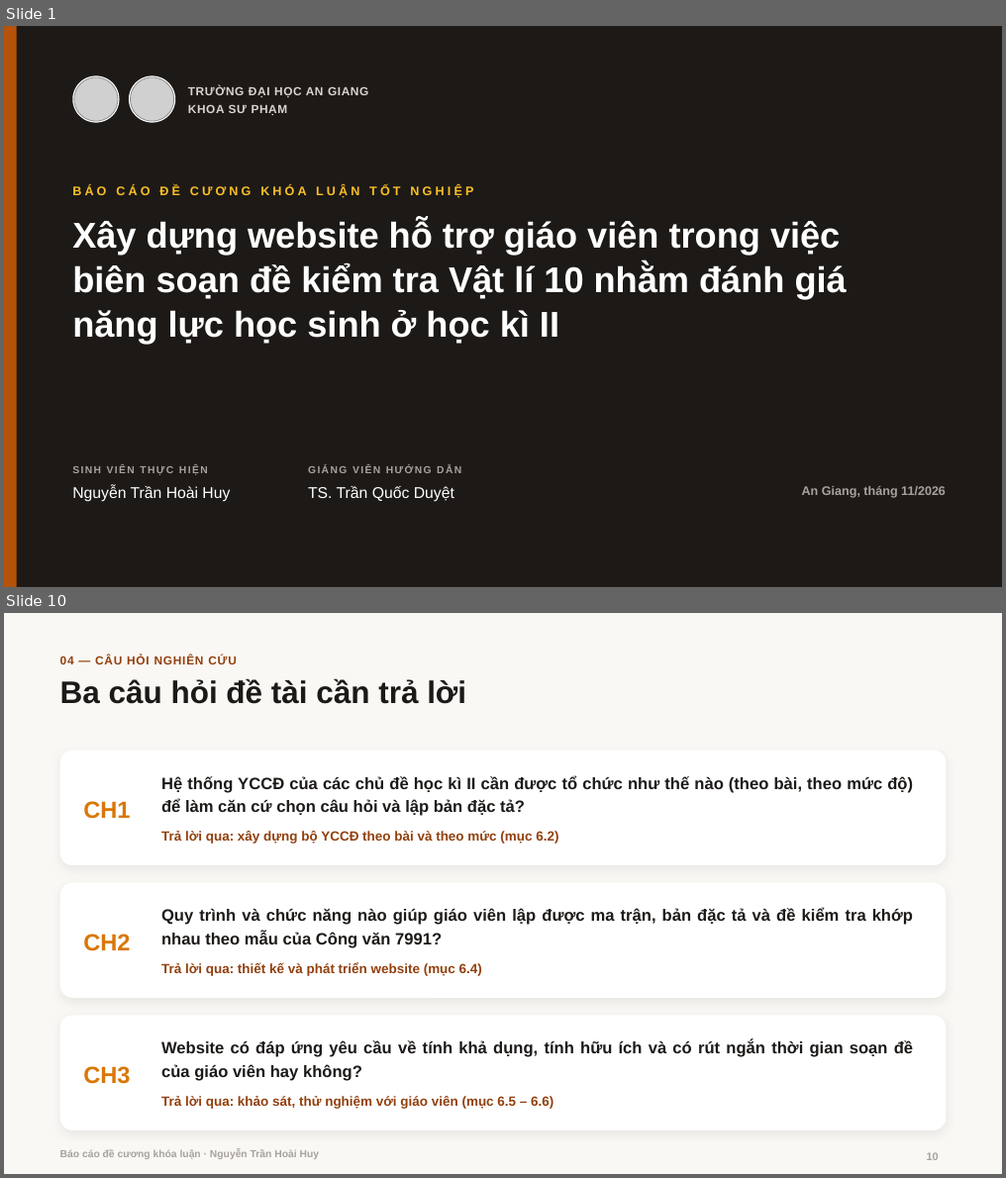
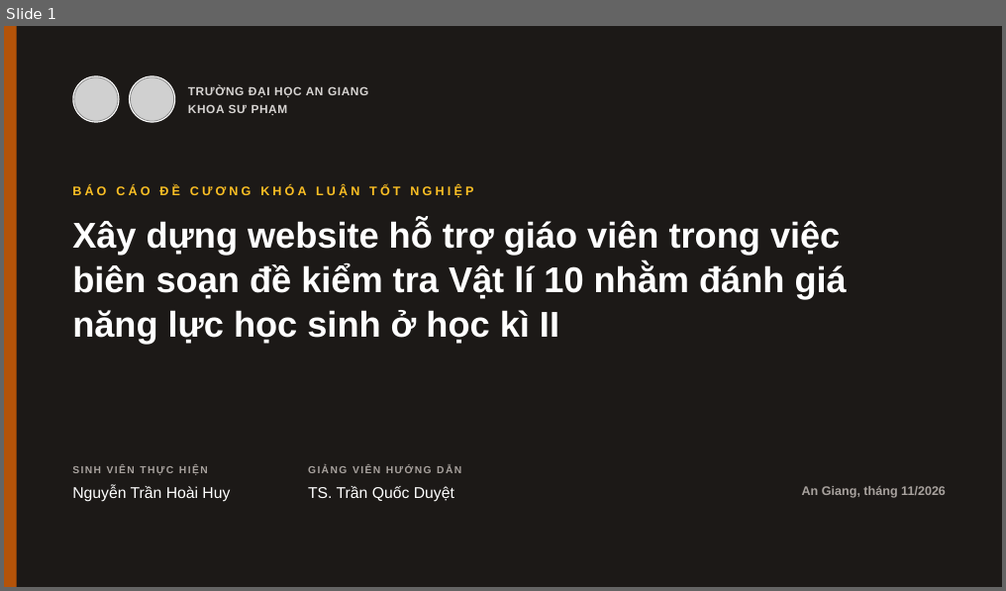
Before and after one commit to hoaihuy2609/kltn, a slide deck: tai-ve/Bao_cao_de_cuong.pptx. Shown one above the other, each under a label of ours: slides 1 and 10 before the commit, slide 1 after it; the slides between them are not shown. The pictures are 1006x1178 and 1006x591 pixels, drawn with LibreOffice and Linux fonts; fonts in the diff are those of the drawing; grey boxes stand for pictures; background and template pictures are left out. Boxes give left, top, right and bottom in pixels: in the first picture for what was removed or moved away, otherwise in the second. Text is boxed around its words. In the diff, an @@ line names an element or a change of style, - is before the commit and + after.

```diff
--- a/tai-ve/Bao_cao_de_cuong.pptx
+++ b/tai-ve/Bao_cao_de_cuong.pptx
@@ slide 10 removed at bbox=[4, 613, 1002, 1174], background #FAF8F4 @@
@@ text removed at bbox=[60, 656, 237, 664] @@
-04 — CÂU HỎI NGHIÊN CỨU
@@ title removed at bbox=[60, 678, 466, 704] @@
-Ba câu hỏi đề tài cần trả lời
@@ rounded rectangle removed at bbox=[60, 750, 945, 865] @@
@@ text removed at bbox=[161, 775, 913, 816] @@
-Hệ thống YCCĐ của các chủ đề học kì II cần được tổ chức như thế nào (theo bài, theo mức độ) để làm căn cứ chọn câu hỏi và lập bản đặc tả?
@@ text removed at bbox=[83, 801, 130, 819] @@
-CH1
@@ text removed at bbox=[161, 831, 558, 844] @@
-Trả lời qua: xây dựng bộ YCCĐ theo bài và theo mức (mục 6.2)
@@ rounded rectangle removed at bbox=[60, 882, 945, 998] @@
@@ text removed at bbox=[161, 908, 913, 949] @@
-Quy trình và chức năng nào giúp giáo viên lập được ma trận, bản đặc tả và đề kiểm tra khớp nhau theo mẫu của Công văn 7991?
@@ text removed at bbox=[83, 934, 130, 952] @@
-CH2
@@ text removed at bbox=[161, 963, 482, 976] @@
-Trả lời qua: thiết kế và phát triển website (mục 6.4)
@@ rounded rectangle removed at bbox=[60, 1016, 945, 1131] @@
@@ text removed at bbox=[161, 1041, 913, 1081] @@
-Website có đáp ứng yêu cầu về tính khả dụng, tính hữu ích và có rút ngắn thời gian soạn đề của giáo viên hay không?
@@ text removed at bbox=[83, 1066, 130, 1084] @@
-CH3
@@ text removed at bbox=[161, 1096, 553, 1109] @@
-Trả lời qua: khảo sát, thử nghiệm với giáo viên (mục 6.5 – 6.6)
@@ text removed at bbox=[60, 1150, 319, 1159] @@
-Báo cáo đề cương khóa luận · Nguyễn Trần Hoài Huy
@@ page number removed at bbox=[927, 1153, 939, 1160] @@
-10
```
Also in this commit, not shown: 9 slides changed, 2 slides added, 9 other slides removed, 4 other files.
